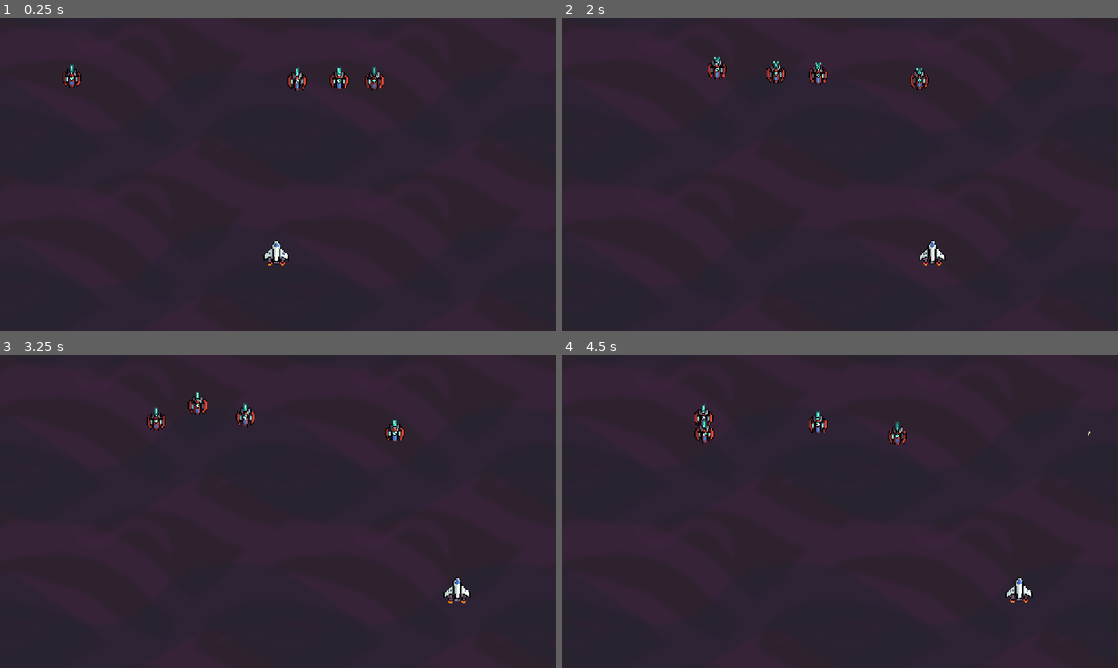
Above: before the commit, frames 1-4 (two rows, left to right).
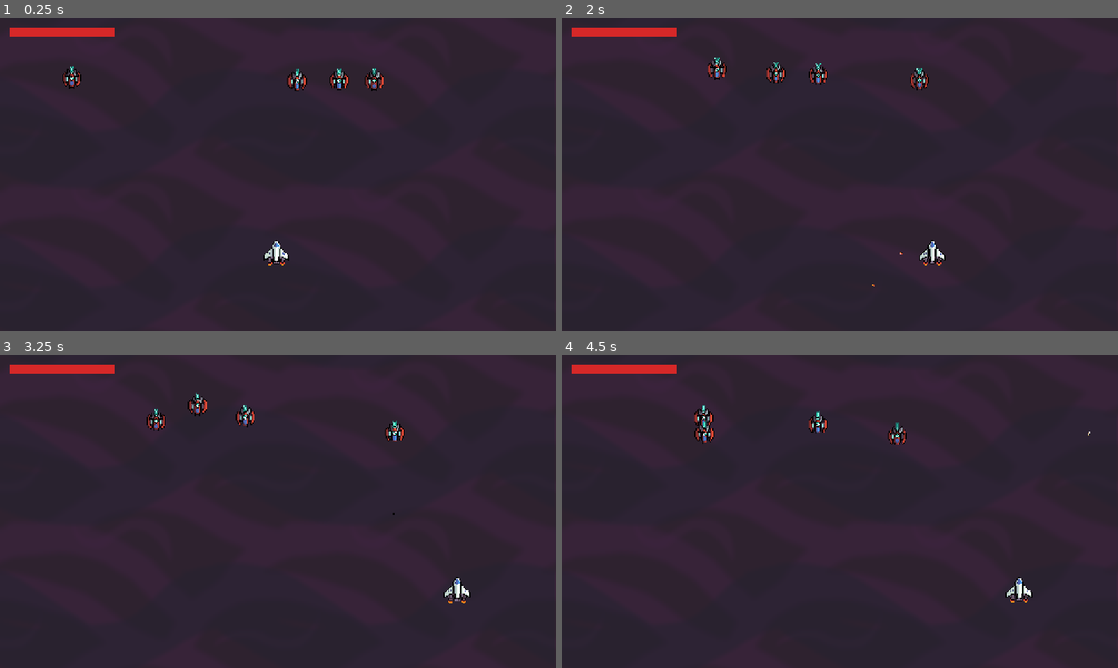
Above: after the commit, the same moments.

Repository: kashtan1231/space-warrior
Game: Godot game, scene res://game/game.tscn
The game is run twice, just before and just after one commit, with the same random seed, the same clock (stepped at 60 frames per second) and the same inputs.
Inputs:
- Up to frame 1 (0.25 s): no input
- Up to frame 2 (2 s): hold Right (move_right) 0.53-1.28 s; hold Space (fire) 0.53-1.28 s; hold Left (move_left) from 1.28 s (still down); tap Space (fire) at 1.35 s
- Up to frame 3 (3.25 s): release Left (move_left) at 2.03 s; hold Space (fire) 2.03-2.78 s; hold Right (move_right) from 2.03 s (still down); tap Space (fire) at 2.85 s
- Up to frame 4 (4.5 s): release Right (move_right) at 3.53 s; hold Space (fire) 3.53-4.28 s; hold Left (move_left) from 3.53 s (still down); tap Space (fire) at 4.35 s

The runs differ from the first frame. In frame 1, 0.6% of the frame differs, in the area x 1-68%, y 3-24%; in frame 2, 0.6%; in frame 3, 0.6%; in frame 4, 0.6%.

Commit message:
Add enemy fire, player health and HP bar

Diff:
--- a/elements/bullet.gd
+++ b/elements/bullet.gd
@@ -3,7 +3,7 @@
 const IMPACT_SCENE = preload("res://elements/impact.tscn")
 
 ## Скорость полёта пули, пикселей в секунду. Должна быть заметно выше скорости корабля.
-@export var speed = 800.0
+@export var speed := 800.0
 ## Сколько здоровья снимает одно попадание.
 @export var damage := 1
 
@@ -13,7 +13,10 @@
 
 
 func _physics_process(delta: float) -> void:
-	position += Vector2.UP * speed * delta
+	# Пуля летит туда, куда повёрнута: у пули игрока поворот 0 и она идёт вверх,
+	# у вражеской корень развёрнут на 180° и она идёт вниз. Отдельный параметр
+	# направления не нужен — хватает угла узла, выставленного в сцене.
+	position += Vector2.UP.rotated(rotation) * speed * delta
 
 
 func _on_body_entered(body: Node2D) -> void:
--- a/elements/bullet.tscn
+++ b/elements/bullet.tscn
@@ -52,6 +52,7 @@
 [node name="AnimatedSprite2D" type="AnimatedSprite2D" parent="." unique_id=1977936743]
 sprite_frames = SubResource("SpriteFrames_1us10")
 autoplay = "default"
+frame_progress = 0.36686182
 
 [node name="CollisionShape2D" type="CollisionShape2D" parent="." unique_id=756399023]
 position = Vector2(0, -2)
--- /dev/null
+++ b/elements/enemy/enemy_bullet.tscn
@@ -0,0 +1,50 @@
+[gd_scene format=3 uid="uid://cmmux14qul4ki"]
+
+[ext_resource type="PackedScene" uid="uid://cbjnmkavx3dck" path="res://elements/bullet.tscn" id="1_hrghg"]
+
+[sub_resource type="Animation" id="Animation_hp7p7"]
+length = 0.001
+tracks/0/type = "value"
+tracks/0/imported = false
+tracks/0/enabled = true
+tracks/0/path = NodePath(".:modulate")
+tracks/0/interp = 1
+tracks/0/loop_wrap = true
+tracks/0/keys = {
+"times": PackedFloat32Array(0),
+"transitions": PackedFloat32Array(1),
+"update": 0,
+"values": [Color(1, 1, 1, 1)]
+}
+
+[sub_resource type="Animation" id="Animation_hrghg"]
+resource_name = "blink"
+length = 0.3
+loop_mode = 1
+tracks/0/type = "value"
+tracks/0/imported = false
+tracks/0/enabled = true
+tracks/0/path = NodePath(".:modulate")
+tracks/0/interp = 1
+tracks/0/loop_wrap = true
+tracks/0/keys = {
+"times": PackedFloat32Array(0, 0.15, 0.3),
+"transitions": PackedFloat32Array(1, 1, 1),
+"update": 0,
+"values": [Color(1, 1, 1, 1), Color(1, 0.33333334, 0.33333334, 1), Color(1, 1, 1, 1)]
+}
+
+[sub_resource type="AnimationLibrary" id="AnimationLibrary_hp7p7"]
+_data = {
+&"RESET": SubResource("Animation_hp7p7"),
+&"blink": SubResource("Animation_hrghg")
+}
+
+[node name="EnemyBullet" unique_id=607195113 instance=ExtResource("1_hrghg")]
+rotation = 3.1415927
+collision_mask = 2
+speed = 400.0
+
+[node name="AnimationPlayer" type="AnimationPlayer" parent="." index="3" unique_id=1964991013]
+libraries/ = SubResource("AnimationLibrary_hp7p7")
+autoplay = &"blink"
--- a/elements/enemy/scout.gd
+++ b/elements/enemy/scout.gd
@@ -19,6 +19,18 @@
 ## Отступ от левого и правого краёв экрана, чтобы враг не улетал под стены.
 @export var side_margin := 90.0
 
+@export_group("Weapon")
+## Сцена снаряда врага. Назначается в инспекторе.
+@export var bullet_scene: PackedScene
+## Сколько выстрелов в секунду делает враг, пока игрок на линии огня. 0 — враг не стреляет совсем.
+@export var fire_rate := 0.6
+## Разброс паузы между выстрелами, доля от базовой паузы. 0 — стрельба строго по таймеру,
+## 0.5 — пауза гуляет в полтора раза в обе стороны, и залпы соседних врагов не сливаются.
+@export_range(0.0, 1.0) var fire_jitter := 0.4
+## Насколько близко игрок должен оказаться под врагом по горизонтали, пикселей.
+## Больше — враг стреляет чаще, но чаще мажет; меньше — стреляет реже и точнее.
+@export var aim_tolerance := 28.0
+
 const MAX_AIMERS := 2
 const AIM_CHANCE := 0.5
 
@@ -27,16 +39,19 @@
 @onready var sprite: Sprite2D = $Sprite2D
 @onready var explosion: AnimatedSprite2D = $Explosion
 @onready var collision_shape: CollisionShape2D = $CollisionShape2D
+@onready var muzzle: Marker2D = $Muzzle
+@onready var weapons: AnimatedSprite2D = $Weapons
 
 var health := 0
 var _base_texture: Texture2D
-var _flash_tween: Tween
+var _texture_tween: Tween
 var _dying := false
 
 var _player: Node2D
 var _target := Vector2.ZERO
 var _state_timer := 0.0
 var _aiming := false
+var _fire_cooldown := 0.0
 
 
 func _ready() -> void:
@@ -45,6 +60,9 @@
 	motion_mode = MOTION_MODE_FLOATING
 	_player = _find_player()
 	_pick_wander()
+	# Первая пауза случайная, иначе вся стая делает первый залп одним кадром.
+	_fire_cooldown = _next_cooldown() * randf()
+	weapons.animation_finished.connect(weapons.hide)
 
 
 func _physics_process(delta: float) -> void:
@@ -55,6 +73,10 @@
 	_state_timer -= delta
 	if _state_timer <= 0.0:
 		_choose_state()
+
+	_fire_cooldown -= delta
+	if _can_fire():
+		_fire()
 
 	if _aiming and is_instance_valid(_player):
 		_target.x = _player.global_position.x
@@ -75,7 +97,7 @@
 	if health <= 0:
 		die()
 	else:
-		_flash()
+		_show_texture(hit_texture, hit_duration)
 
 
 func die() -> void:
@@ -83,10 +105,36 @@
 	_set_aiming(false)
 	collision_shape.set_deferred("disabled", true)
 	sprite.hide()
+	weapons.hide()
 	explosion.show()
 	explosion.play("destroy")
 	await explosion.animation_finished
 	queue_free()
+
+
+func _can_fire() -> bool:
+	if fire_rate <= 0.0 or _fire_cooldown > 0.0:
+		return false
+	if not is_instance_valid(_player):
+		return false
+	return absf(_player.global_position.x - global_position.x) <= aim_tolerance
+
+
+func _fire() -> void:
+	_fire_cooldown = _next_cooldown()
+	var bullet := bullet_scene.instantiate()
+	get_tree().current_scene.add_child(bullet)
+	bullet.global_position = muzzle.global_position
+	# stop() перед play() перематывает на первый кадр: без него повторный выстрел
+	# во время ещё играющей анимации не перезапустил бы её.
+	weapons.stop()
+	weapons.show()
+	weapons.play("fire")
+
+
+func _next_cooldown() -> float:
+	var base := 1.0 / fire_rate
+	return base * randf_range(1.0 - fire_jitter, 1.0 + fire_jitter)
 
 
 func _choose_state() -> void:
@@ -122,20 +170,17 @@
 
 
 func _find_player() -> Node2D:
-	var found := get_tree().get_first_node_in_group("player")
-	if found == null and get_parent() != null:
-		found = get_parent().get_node_or_null("Spaceship")
-	return found as Node2D
+	return get_tree().get_first_node_in_group("player") as Node2D
 
 
-func _flash() -> void:
-	if hit_texture == null:
-		return
-	if _flash_tween != null and _flash_tween.is_running():
-		_flash_tween.kill()
-	sprite.texture = hit_texture
-	_flash_tween = create_tween()
-	_flash_tween.tween_callback(_restore_texture).set_delay(hit_duration)
+# Подменяет текстуру корпуса на время и возвращает обратно. Твин хранится в поле,
+# чтобы попадание во время ещё не погасшей вспышки перебивало её, а не наслаивалось.
+func _show_texture(texture: Texture2D, duration: float) -> void:
+	if _texture_tween != null and _texture_tween.is_running():
+		_texture_tween.kill()
+	sprite.texture = texture
+	_texture_tween = create_tween()
+	_texture_tween.tween_callback(_restore_texture).set_delay(duration)
 
 
 func _restore_texture() -> void:
--- a/elements/enemy/scout.tscn
+++ b/elements/enemy/scout.tscn
@@ -4,6 +4,8 @@
 [ext_resource type="Texture2D" uid="uid://d3e0aftj84bd1" path="res://assets/enemy/scout/Kla'ed - Scout - Base.png" id="1_vmhmk"]
 [ext_resource type="Texture2D" uid="uid://dn8mcrxqs7nqj" path="res://assets/enemy/scout/Kla'ed - Scout - Destruction.png" id="2_5g2rt"]
 [ext_resource type="Texture2D" uid="uid://37k8wdb1obyc" path="res://assets/enemy/scout/Kla'ed - Scout - Engine.png" id="2_j2ly8"]
+[ext_resource type="PackedScene" uid="uid://cmmux14qul4ki" path="res://elements/enemy/enemy_bullet.tscn" id="3_baseo"]
+[ext_resource type="Texture2D" uid="uid://dc6gmw3aw275p" path="res://assets/enemy/scout/Weapons.png" id="6_ax7if"]
 
 [sub_resource type="AtlasTexture" id="AtlasTexture_uayi2"]
 atlas = ExtResource("2_5g2rt")
@@ -154,12 +156,63 @@
 "speed": 10.0
 }]
 
+[sub_resource type="AtlasTexture" id="AtlasTexture_dq1mp"]
+atlas = ExtResource("6_ax7if")
+region = Rect2(192, 0, 64, 64)
+
+[sub_resource type="AtlasTexture" id="AtlasTexture_enxya"]
+atlas = ExtResource("6_ax7if")
+region = Rect2(256, 0, 64, 64)
+
+[sub_resource type="AtlasTexture" id="AtlasTexture_cixu2"]
+atlas = ExtResource("6_ax7if")
+region = Rect2(320, 0, 64, 64)
+
+[sub_resource type="AtlasTexture" id="AtlasTexture_uv1q5"]
+atlas = ExtResource("6_ax7if")
+region = Rect2(0, 0, 64, 64)
+
+[sub_resource type="AtlasTexture" id="AtlasTexture_ivdb5"]
+atlas = ExtResource("6_ax7if")
+region = Rect2(64, 0, 64, 64)
+
+[sub_resource type="AtlasTexture" id="AtlasTexture_3ua0u"]
+atlas = ExtResource("6_ax7if")
+region = Rect2(128, 0, 64, 64)
+
+[sub_resource type="SpriteFrames" id="SpriteFrames_rt8om"]
+animations = [{
+"frames": [{
+"duration": 1.0,
+"texture": SubResource("AtlasTexture_dq1mp")
+}, {
+"duration": 1.0,
+"texture": SubResource("AtlasTexture_enxya")
+}, {
+"duration": 1.0,
+"texture": SubResource("AtlasTexture_cixu2")
+}, {
+"duration": 1.0,
+"texture": SubResource("AtlasTexture_uv1q5")
+}, {
+"duration": 1.0,
+"texture": SubResource("AtlasTexture_ivdb5")
+}, {
+"duration": 1.0,
+"texture": SubResource("AtlasTexture_3ua0u")
+}],
+"loop": 0,
+"name": &"fire",
+"speed": 30.0
+}]
+
 [node name="Enemy" type="CharacterBody2D" unique_id=925835412]
 scale = Vector2(2, 2)
 collision_layer = 4
 collision_mask = 3
 script = ExtResource("1_j2ly8")
 hit_texture = SubResource("AtlasTexture_uayi2")
+bullet_scene = ExtResource("3_baseo")
 
 [node name="Sprite2D" type="Sprite2D" parent="." unique_id=920840336]
 position = Vector2(0, 4)
@@ -168,9 +221,10 @@
 
 [node name="AnimatedSprite2D" type="AnimatedSprite2D" parent="Sprite2D" unique_id=2128071768]
 show_behind_parent = true
+position = Vector2(0, 0.5)
 sprite_frames = SubResource("SpriteFrames_1us10")
 autoplay = "default"
-frame_progress = 0.8794321
+frame_progress = 0.7197837
 flip_v = true
 
 [node name="CollisionShape2D" type="CollisionShape2D" parent="." unique_id=748297842]
@@ -185,3 +239,12 @@
 frame = 7
 frame_progress = 1.0
 flip_v = true
+
+[node name="Muzzle" type="Marker2D" parent="." unique_id=444670208]
+position = Vector2(0, 13)
+
+[node name="Weapons" type="AnimatedSprite2D" parent="." unique_id=1864564269]
+position = Vector2(0, 4)
+sprite_frames = SubResource("SpriteFrames_rt8om")
+animation = &"fire"
+flip_v = true
--- a/elements/spaceship.gd
+++ b/elements/spaceship.gd
@@ -1,5 +1,11 @@
 extends CharacterBody2D
 
+## Летит при каждом изменении здоровья. На него подписан индикатор хп, чтобы корабль
+## ничего не знал про интерфейс и не лез в его узлы.
+signal health_changed(health: int, max_health: int)
+
+## Сколько попаданий вражеских пуль выдерживает корабль.
+@export var max_health := 5
 ## Предельная скорость корабля, пикселей в секунду.
 @export var max_speed := 400.0
 ## Насколько быстро корабль набирает скорость, пикселей в секунду за секунду.
@@ -13,7 +19,13 @@
 
 const BULLET_SCENE = preload("res://elements/bullet.tscn")
 
+var health := 0
 var _fire_cooldown := 0.0
+
+
+func _ready() -> void:
+	health = max_health
+	health_changed.emit(health, max_health)
 
 
 func _physics_process(delta: float):
@@ -30,6 +42,12 @@
 		velocity.x = move_toward(velocity.x, 0.0, friction * delta)
 	move_and_slide()
 
+
+func take_damage(amount: int) -> void:
+	health -= amount
+	health_changed.emit(health, max_health)
+
+
 func fire():
 	var bullet := BULLET_SCENE.instantiate()
 	get_tree().current_scene.add_child(bullet)
--- a/elements/spaceship.tscn
+++ b/elements/spaceship.tscn
@@ -75,7 +75,7 @@
 &"bob": SubResource("Animation_d2kl3")
 }
 
-[node name="Spaceship" type="CharacterBody2D" unique_id=1286735498]
+[node name="Spaceship" type="CharacterBody2D" unique_id=1286735498 groups=["player"]]
 scale = Vector2(2, 2)
 collision_layer = 2
 collision_mask = 5
--- /dev/null
+++ b/elements/ui/health_bar.gd
@@ -0,0 +1,17 @@
+extends ProgressBar
+
+var _player: Node
+
+
+func _ready() -> void:
+	_player = get_tree().get_first_node_in_group("player")
+	_player.health_changed.connect(_on_player_health_changed)
+	# Подписка могла опоздать: корабль стоит в дереве выше и успевает отправить
+	# стартовый сигнал до того, как полоска доберётся до своего _ready. Поэтому
+	# текущее состояние ещё и забирается напрямую.
+	_on_player_health_changed(_player.health, _player.max_health)
+
+
+func _on_player_health_changed(health: int, max_health: int) -> void:
+	max_value = max_health
+	value = health
--- a/game/game.tscn
+++ b/game/game.tscn
@@ -4,6 +4,20 @@
 [ext_resource type="PackedScene" uid="uid://d17n1fvr7kgih" path="res://elements/spaceship.tscn" id="2_vasa2"]
 [ext_resource type="PackedScene" uid="uid://bk64tyxny4okm" path="res://elements/wall.tscn" id="3_h7iqs"]
 [ext_resource type="PackedScene" uid="uid://cl6djo10flm3t" path="res://elements/enemy/scout.tscn" id="4_4fuuu"]
+[ext_resource type="Script" uid="uid://rkv37ce8sr5x" path="res://elements/ui/health_bar.gd" id="5_dxrkv"]
+
+[sub_resource type="StyleBoxFlat" id="StyleBoxFlat_dxrkv"]
+bg_color = Color(0.101960786, 0.0627451, 0.078431375, 1)
+border_width_left = 2
+border_width_top = 2
+border_width_right = 2
+border_width_bottom = 2
+border_color = Color(0.050980393, 0.039215688, 0.047058824, 1)
+anti_aliasing = false
+
+[sub_resource type="StyleBoxFlat" id="StyleBoxFlat_dakft"]
+bg_color = Color(0.8392157, 0.15686275, 0.15686275, 1)
+anti_aliasing = false
 
 [node name="Game" type="Node2D" unique_id=1722043852]
 
@@ -33,3 +47,15 @@
 
 [node name="Enemy8" parent="." unique_id=1871753282 instance=ExtResource("4_4fuuu")]
 position = Vector2(697, 143)
+
+[node name="UI" type="CanvasLayer" parent="." unique_id=169945949]
+
+[node name="HealthBar" type="ProgressBar" parent="UI" unique_id=1857671855]
+offset_left = 24.0
+offset_top = 24.0
+offset_right = 264.0
+offset_bottom = 44.0
+theme_override_styles/background = SubResource("StyleBoxFlat_dxrkv")
+theme_override_styles/fill = SubResource("StyleBoxFlat_dakft")
+show_percentage = false
+script = ExtResource("5_dxrkv")
Binary file added: assets/enemy/scout/Weapons.png
Not shown, added: assets/enemy/scout/Weapons.png.import
Not shown, added: elements/ui/health_bar.gd.uid
Not shown, added: CLAUDE.md
